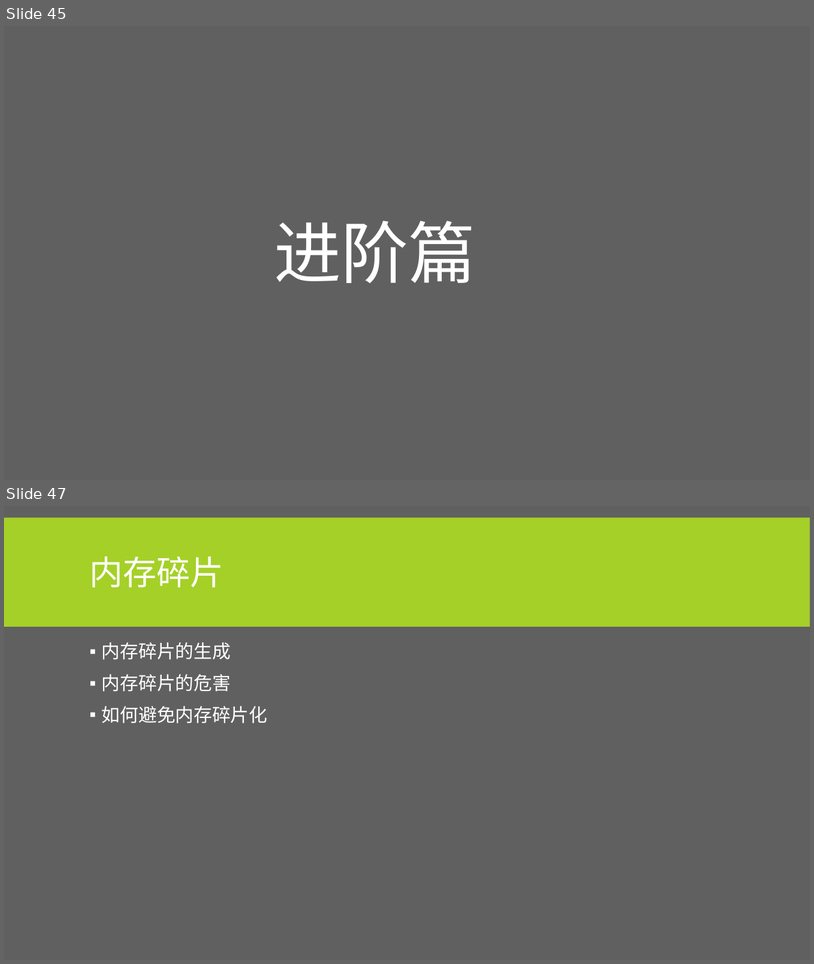
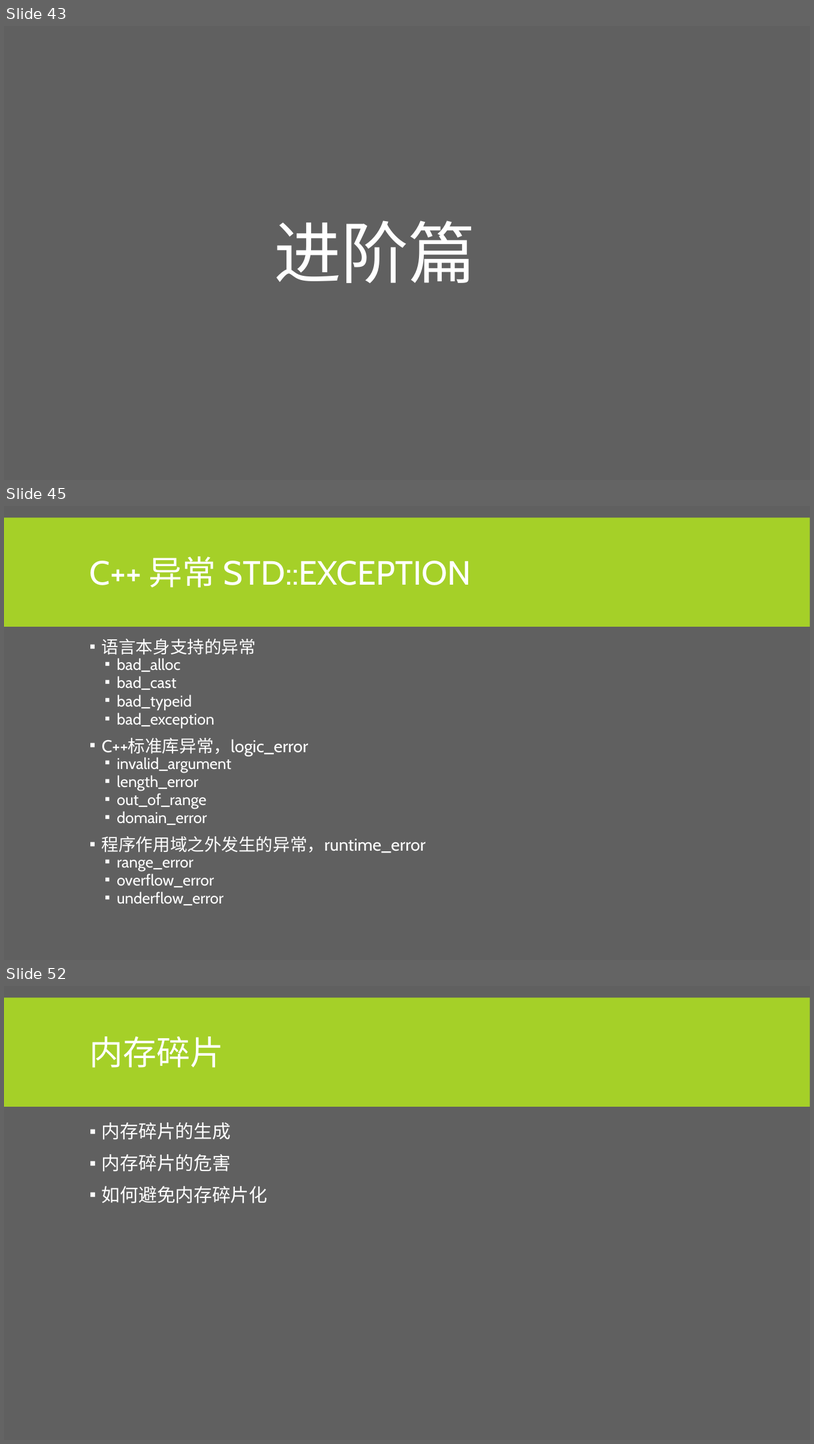
Before and after one commit to albertclass/Lessons, a slide deck: advance c++/courseware.pptx. Shown one above the other, each under a label of ours: slides 45 and 47 before the commit, slides 43, 45 and 52 after it; the slides between them are not shown. The pictures are 814x964 and 814x1444 pixels, drawn with LibreOffice and Linux fonts; fonts in the diff are those of the drawing. Boxes give left, top, right and bottom in pixels: in the first picture for what was removed or moved away, otherwise in the second. Text is boxed around its words. In the diff, an @@ line names an element or a change of style, - is before the commit and + after.

```diff
--- a/advance c++/courseware.pptx
+++ b/advance c++/courseware.pptx
@@ slide 45 added at <box>4,506,810,960</box>, background #606060; not listed: 1 template element that a slide beside it also shows @@
@@ title added at <box>90,556,471,588</box>, 40 pt, text #FFFFFF @@
+C++ 异常 STD::EXCEPTION
@@ text added at <box>102,639,426,905</box>, 18.5 pt, text #FFFFFF @@
+▪ 语言本身支持的异常
+  ▪ bad_alloc
+  ▪ bad_cast
+  ▪ bad_typeid
+  ▪ bad_exception
+▪ C++标准库异常，logic_error
+  ▪ invalid_argument
+  ▪ length_error
+  ▪ out_of_range
+  ▪ domain_error
+▪ 程序作用域之外发生的异常，runtime_error
+  ▪ range_error
+  ▪ overflow_error
+  ▪ underflow_error
@@ what was slide 45 is now slide 43 @@
@@ what was slide 47 is now slide 52 @@
```
Also in this commit, not shown: 5 slides changed, 5 other slides added, 3 slides removed, 5 other files.
